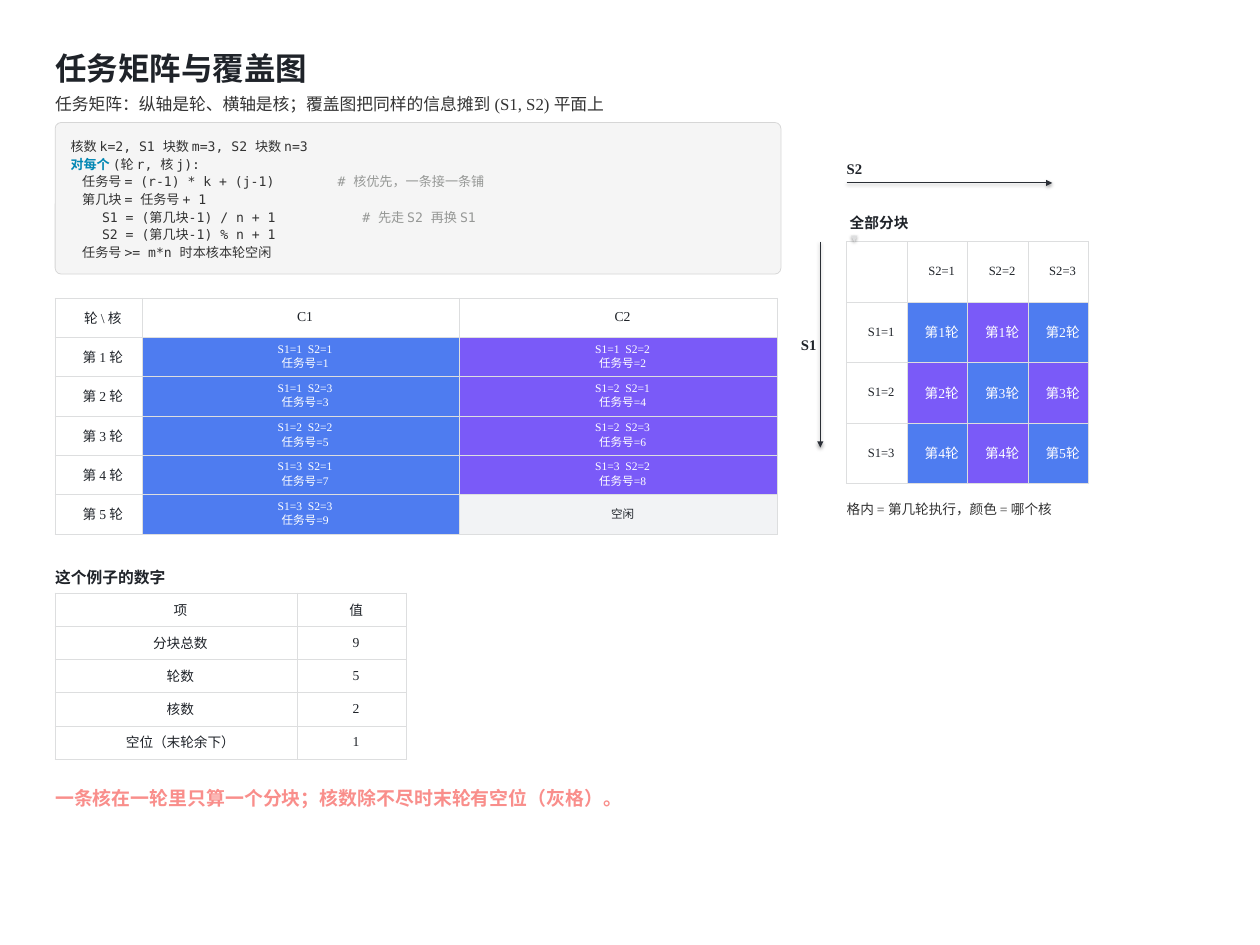
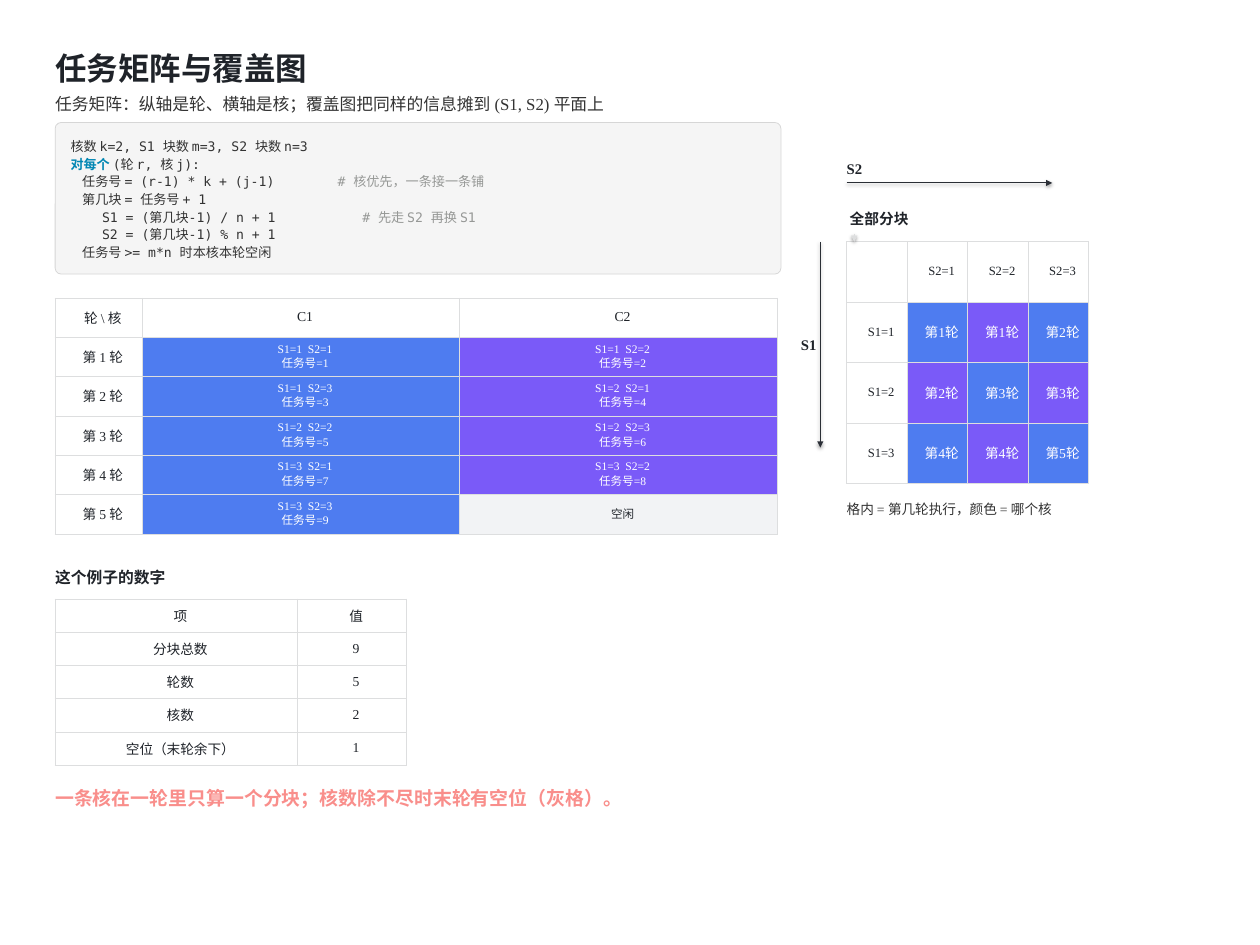
Before and after one commit to guomc9/SeeTen, a slide deck: slide 2 of examples/demo.pptx. Drawn at 1260x945 pixels with LibreOffice and Linux fonts; fonts in the diff are those of the drawing. Boxes give left, top, right and bottom in pixels: in the first picture for what was removed or moved away, otherwise in the second. Text is boxed around its words. In the diff, an @@ line names an element or a change of style, - is before the commit and + after.

```diff
--- a/examples/demo.pptx
+++ b/examples/demo.pptx
@@ text "全部分块" moved from (x1=850, y1=215, x2=909, y2=230) to (x1=850, y1=211, x2=909, y2=226) @@
@@ table moved from (x1=55, y1=593, x2=407, y2=759) to (x1=55, y1=599, x2=407, y2=765) @@
```
Also in this commit, not shown: 1 other slide changed, 10 other files.
